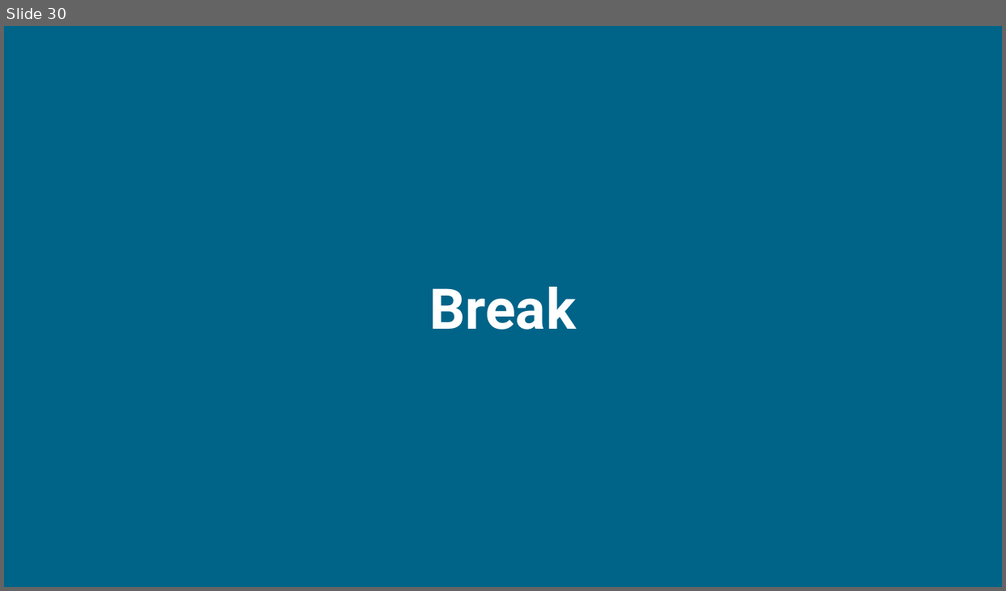
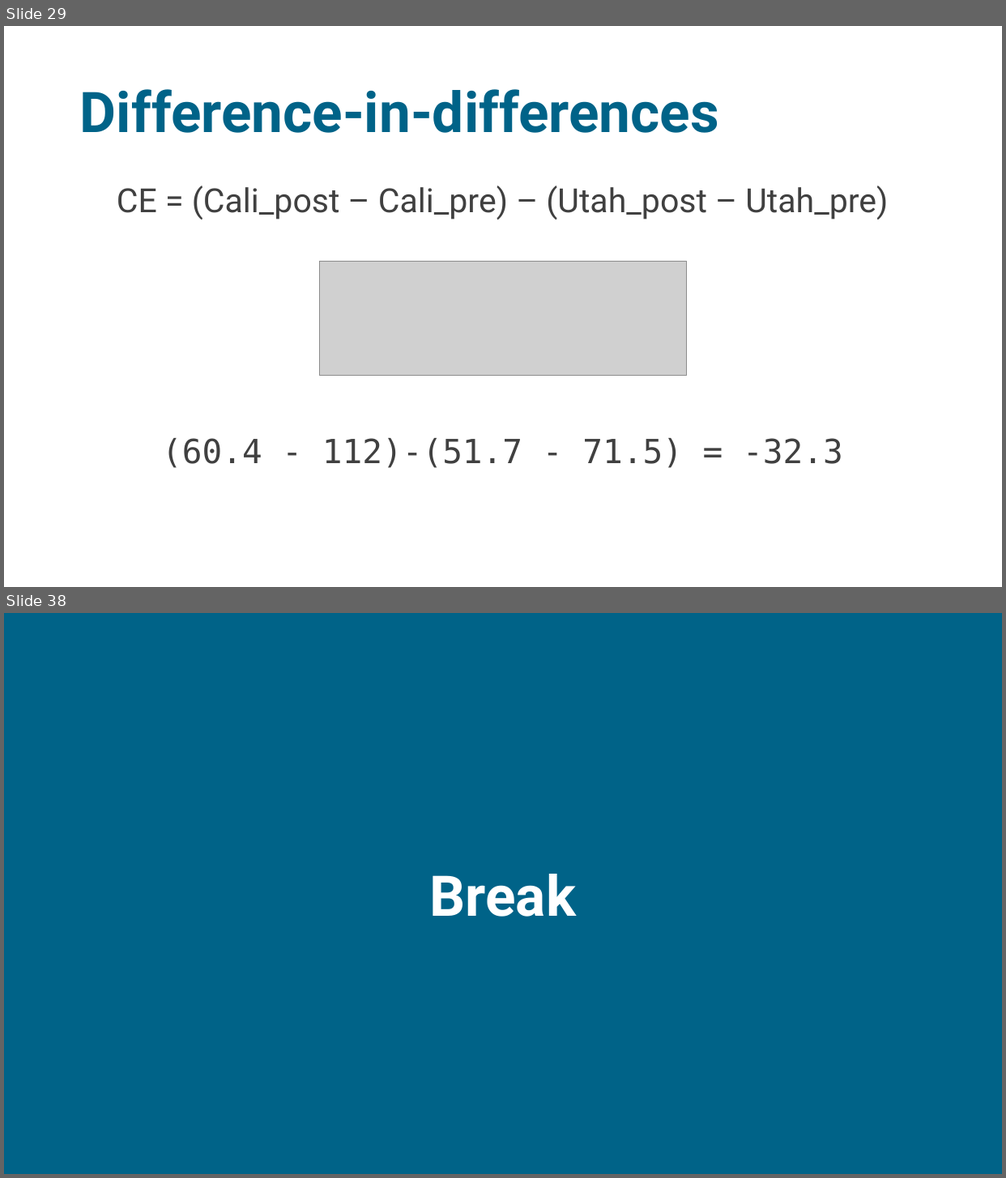
Before and after one commit to sodascience/workshop_causal_impact_assessment, a slide deck: lectures/01_introduction/intro_2.pptx. Shown one above the other, each under a label of ours: slide 30 before the commit, slides 29 and 38 after it; the slides between them are not shown. The pictures are 1006x591 and 1006x1178 pixels, drawn with LibreOffice and Linux fonts; fonts in the diff are those of the drawing; grey boxes stand for pictures. Boxes give left, top, right and bottom in pixels: in the first picture for what was removed or moved away, otherwise in the second. Text is boxed around its words. In the diff, an @@ line names an element or a change of style, - is before the commit and + after.

```diff
--- a/lectures/01_introduction/intro_2.pptx
+++ b/lectures/01_introduction/intro_2.pptx
@@ slide 29 added at (4, 26, 1002, 587), background #FFFFFF @@
@@ title added at (80, 89, 719, 133), 54 pt, text #006388, bold @@
+Difference-in-differences
@@ text added at (117, 186, 888, 468), 32 pt, text #404040 @@
+CE = (Cali_post – Cali_pre) – (Utah_post – Utah_pre)
+(60.4 - 112)-(51.7 - 71.5) = -32.3
@@ picture added at (319, 262, 687, 377) @@
@@ what was slide 30 is now slide 38 @@
```
Also in this commit, not shown: 1 slide changed, 35 other slides added, 28 slides removed, 6 other files.
